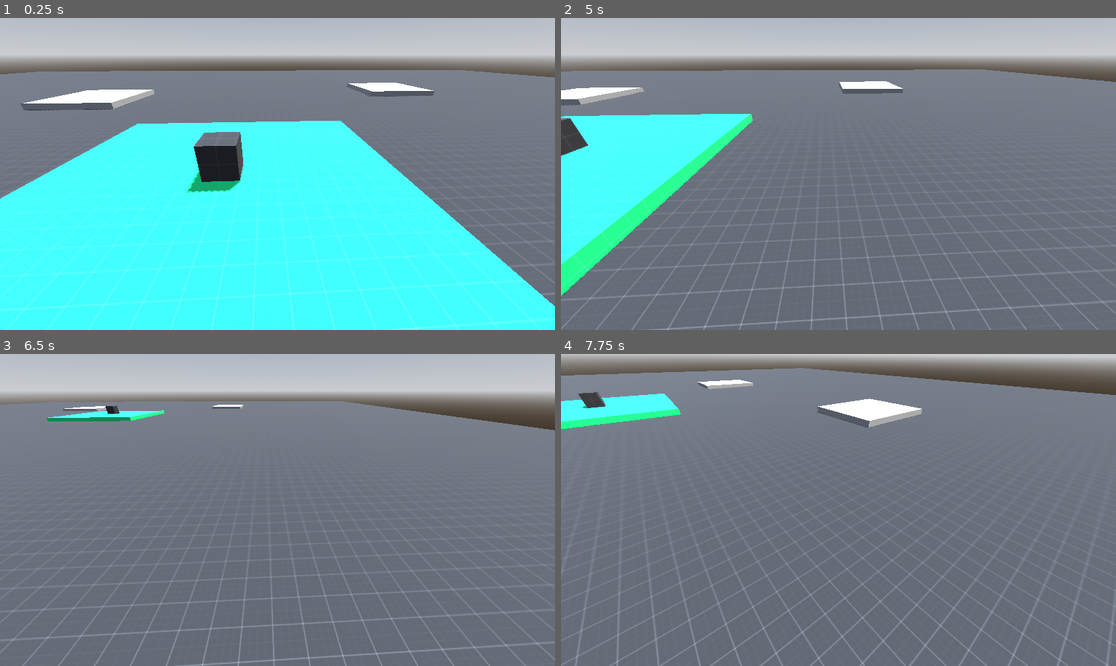
Above: before the commit, frames 1-4 (two rows, left to right).
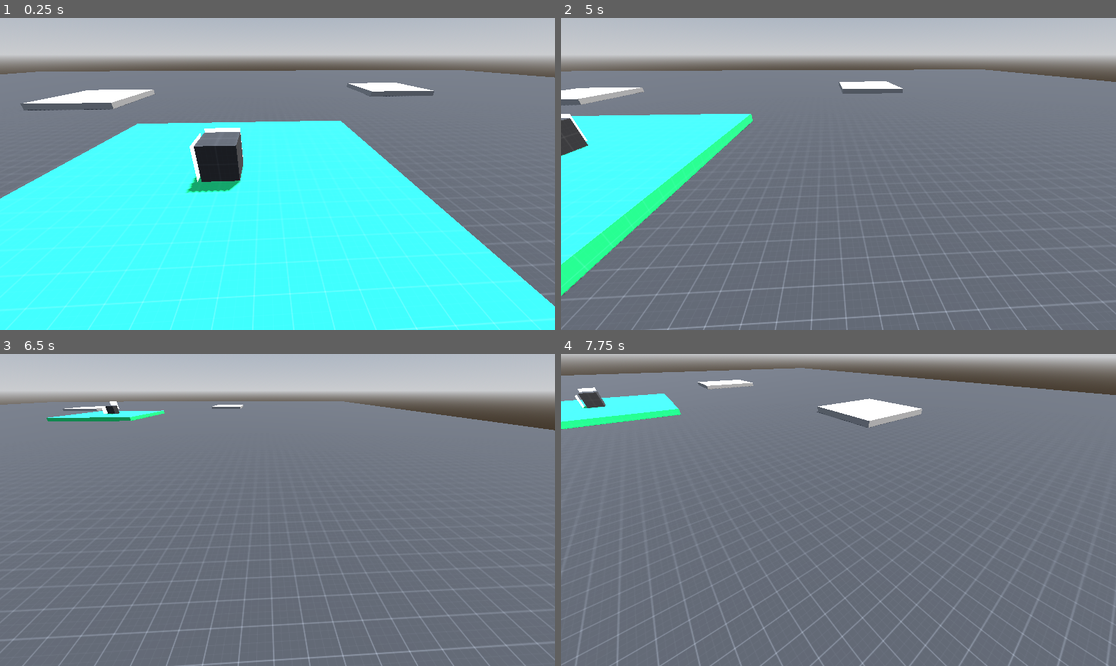
Above: after the commit, the same moments.

Repository: R1fty0/settlement_game
Game: Godot game, scene res://scenes/main.tscn
The game is run twice, just before and just after one commit, with the same random seed, the same clock (stepped at 60 frames per second) and the same inputs.
Inputs (mouse positions are in pixels of both pictures, inside the frame that each line leads up to):
- Up to frame 1 (0.25 s): no input
- Up to frame 2 (5 s): tap Enter at 0.5 s; move the mouse to (960, 158) at 0.52 s; press the mouse at (960, 158) at 0.53 s; hold D (move_right) 0.53-1.28 s; move the mouse to (727, 189) at 1.27 s; release the mouse at (727, 189) at 1.28 s; hold S (move_down) 1.28-2.03 s; right-click (727, 189) at 1.35 s; click (727, 189) at 1.55 s; move the mouse to (894, 105) at 2.02 s; press the mouse at (894, 105) at 2.03 s; hold D (move_right) 2.03-2.78 s; tap Q (rotate_camera_left) at 2.1 s; move the mouse to (810, 236) at 2.77 s; release the mouse at (810, 236) at 2.78 s; hold W (move_up) 2.78-3.53 s; tap E (rotate_camera_right) at 2.85 s; click (810, 236) at 3.05 s; move the mouse to (1005, 220) at 3.52 s; press the mouse at (1005, 220) at 3.53 s; hold A (move_left) from 3.53 s (still down); tap Mouse wheel up (zoom_camera_in) at 3.6 s; move the mouse to (672, 127) at 4.27 s; release the mouse at (672, 127) at 4.28 s; tap Mouse wheel down (zoom_camera_out) at 4.35 s; click (672, 127) at 4.55 s
- Up to frame 3 (6.5 s): move the mouse to (305, 510) at 5.02 s; release A (move_left) at 5.03 s; press the mouse at (305, 510) at 5.03 s; hold S (move_down) 5.03-5.78 s; move the mouse to (194, 432) at 5.77 s; release the mouse at (194, 432) at 5.78 s; hold D (move_right) from 5.78 s (still down); click (194, 432) at 5.85 s
- Up to frame 4 (7.75 s): move the mouse to (960, 494) at 6.52 s; release D (move_right) at 6.53 s; hold Right mouse button (rotate_camera) 6.53-7.28 s; hold W (move_up) from 6.53 s (still down); click (960, 494) at 6.8 s; move the mouse to (810, 510) at 7.27 s; tap Q (rotate_camera_left) at 7.35 s; click (810, 510) at 7.55 s

The runs differ from the first frame. In frame 1, 0.2% of the frame differs, in the area x 34-44%, y 35-53%; in frame 2, less than 0.1%; in frame 3, less than 0.1%; in frame 4, less than 0.1%.

Commit message:
feat: outline component
can select, deselect objects

Diff:
--- a/project.godot
+++ b/project.godot
@@ -71,6 +71,11 @@
 "events": [Object(InputEventMouseButton,"resource_local_to_scene":false,"resource_name":"","device":-1,"window_id":0,"a …(258 unchanged characters)…
 ]
 }
+left_mouse_button={
+"deadzone": 0.2,
+"events": [Object(InputEventMouseButton,"resource_local_to_scene":false,"resource_name":"","device":-1,"window_id":0,"alt_pressed":false,"shift_pressed":false,"ctrl_pressed":false,"meta_pressed":false,"button_mask":1,"position":Vector2(228, 20),"global_position":Vector2(237, 68),"factor":1.0,"button_index":1,"canceled":false,"pressed":true,"double_click":false,"script":null)
+]
+}
 
 [rendering]
 
--- a/resources/materials/outline.tres
+++ /dev/null
@@ -1,9 +0,0 @@
-[gd_resource type="ShaderMaterial" load_steps=2 format=3 uid="uid://dwwg2ew7bsovn"]
-
-[ext_resource type="Shader" uid="uid://dm3bwottvuv4e" path="res://scripts/shaders/outline.gdshader" id="1_vbl8k"]
-
-[resource]
-render_priority = 0
-shader = ExtResource("1_vbl8k")
-shader_parameter/outline_color = Color(1, 1, 1, 1)
-shader_parameter/outline_width = 6.0
--- /dev/null
+++ b/resources/materials/outline_material.tres
@@ -0,0 +1,9 @@
+[gd_resource type="ShaderMaterial" load_steps=2 format=3 uid="uid://bd6wf87scg2b4"]
+
+[ext_resource type="Shader" uid="uid://dm3bwottvuv4e" path="res://scripts/shaders/outline.gdshader" id="1_ucds6"]
+
+[resource]
+render_priority = 0
+shader = ExtResource("1_ucds6")
+shader_parameter/outline_color = Color(1, 1, 1, 1)
+shader_parameter/outline_width = 6.0
--- /dev/null
+++ b/resources/materials/selection_material.tres
@@ -0,0 +1,14 @@
+[gd_resource type="ShaderMaterial" load_steps=3 format=3 uid="uid://btofvmchrrwn7"]
+
+[ext_resource type="Shader" uid="uid://dm3bwottvuv4e" path="res://scripts/shaders/outline.gdshader" id="1_o1ja7"]
+
+[sub_resource type="StandardMaterial3D" id="StandardMaterial3D_o1ja7"]
+transparency = 1
+albedo_color = Color(0.172549, 1, 1, 0.419608)
+
+[resource]
+render_priority = 0
+next_pass = SubResource("StandardMaterial3D_o1ja7")
+shader = ExtResource("1_o1ja7")
+shader_parameter/outline_color = Color(1, 1, 1, 1)
+shader_parameter/outline_width = 6.0
--- a/scenes/main.tscn
+++ b/scenes/main.tscn
@@ -1,10 +1,11 @@
-[gd_scene load_steps=15 format=3 uid="uid://kqp4eqiy7ypq"]
+[gd_scene load_steps=16 format=3 uid="uid://kqp4eqiy7ypq"]
 
 [ext_resource type="Texture2D" uid="uid://b44gfyx7stw6a" path="res://assets/proto_tex/texture_02.png" id="1_0wfyh"]
 [ext_resource type="Texture2D" uid="uid://cdlu4ochhqklm" path="res://assets/proto_tex/texture_01.png" id="2_sugp2"]
 [ext_resource type="Script" uid="uid://c4p7f2k2fadyq" path="res://scripts/camera_controller.gd" id="3_sugp2"]
-[ext_resource type="Material" uid="uid://dwwg2ew7bsovn" path="res://resources/materials/outline.tres" id="4_jyhfs"]
-[ext_resource type="Script" uid="uid://crqf232bs108m" path="res://scripts/cursor_detection_collider.gd" id="5_tbgi4"]
+[ext_resource type="Material" uid="uid://btofvmchrrwn7" path="res://resources/materials/selection_material.tres" id="4_tbgi4"]
+[ext_resource type="Material" uid="uid://bd6wf87scg2b4" path="res://resources/materials/outline_material.tres" id="4_tefeu"]
+[ext_resource type="Script" uid="uid://crqf232bs108m" path="res://scripts/components/outline_component.gd" id="5_tbgi4"]
 
 [sub_resource type="ProceduralSkyMaterial" id="ProceduralSkyMaterial_sgp6g"]
 sky_horizon_color = Color(0.662243, 0.671743, 0.686743, 1)
@@ -91,17 +92,17 @@
 [node name="MeshInstance3D" type="MeshInstance3D" parent="."]
 transform = Transform3D(1, 0, 0, 0, 1, 0, 0, 0, 1, 0, 0.617854, 0)
 material_override = SubResource("StandardMaterial3D_tefeu")
+material_overlay = ExtResource("4_tefeu")
 mesh = SubResource("BoxMesh_jyhfs")
 
-[node name="CursorDetectionCollider" type="Area3D" parent="MeshInstance3D" node_paths=PackedStringArray("mesh")]
+[node name="OutlineComponent" type="Area3D" parent="MeshInstance3D" node_paths=PackedStringArray("mesh", "collision_body")]
 transform = Transform3D(1, 0, 0, 0, 1, 0, 0, 0, 1, 0, -0.617854, 0)
 script = ExtResource("5_tbgi4")
 mesh = NodePath("..")
-outline_material = ExtResource("4_jyhfs")
+outline_material = ExtResource("4_tefeu")
+selection_material = ExtResource("4_tbgi4")
+collision_body = NodePath(".")
 
-[node name="CollisionShape3D" type="CollisionShape3D" parent="MeshInstance3D/CursorDetectionCollider"]
+[node name="CollisionShape3D" type="CollisionShape3D" parent="MeshInstance3D/OutlineComponent"]
 transform = Transform3D(1, 0, 0, 0, 1, 0, 0, 0, 1, 0, 0.619138, 0)
 shape = SubResource("BoxShape3D_tbgi4")
-
-[connection signal="mouse_entered" from="MeshInstance3D/CursorDetectionCollider" to="MeshInstance3D/CursorDetectionCollider" method="_on_mouse_entered"]
-[connection signal="mouse_exited" from="MeshInstance3D/CursorDetectionCollider" to="MeshInstance3D/CursorDetectionCollider" method="_on_mouse_exited"]
--- /dev/null
+++ b/scripts/components/outline_component.gd
@@ -0,0 +1,33 @@
+extends Area3D
+class_name OutlineComponent
+
+@export var mesh: MeshInstance3D
+@export var outline_material: Material
+@export var selection_material: Material
+@export var collision_body: CollisionObject3D
+
+var selected: bool = false
+
+func _ready() -> void:
+	if collision_body:
+		collision_body.mouse_entered.connect(_on_mouse_entered)
+		collision_body.mouse_exited.connect(_on_mouse_exited)
+		collision_body.input_event.connect(_on_input_event)
+	else:
+		push_error("Missing collision body for outline component: " + str(name))
+
+func _on_mouse_entered() -> void:
+	if not selected:
+		mesh.material_overlay = outline_material
+
+func _on_mouse_exited() -> void:
+	if not selected:
+		mesh.material_overlay = null
+
+func _on_input_event(camera: Node, event: InputEvent, event_position: Vector3, normal: Vector3, shape_idx: int) -> void:
+	if event.is_action_pressed("left_mouse_button"):
+		selected = not selected
+		if selected:
+			mesh.material_overlay = selection_material
+		else:
+			mesh.material_overlay = outline_material
--- a/scripts/cursor_detection_collider.gd
+++ /dev/null
@@ -1,10 +0,0 @@
-extends Area3D
-
-@export var mesh: MeshInstance3D
-@export var outline_material: Material
-
-func _on_mouse_entered() -> void:
-	mesh.material_overlay = outline_material
-
-func _on_mouse_exited() -> void:
-	mesh.material_overlay = null
Renamed: scripts/cursor_detection_collider.gd.uid -> scripts/components/outline_component.gd.uid
